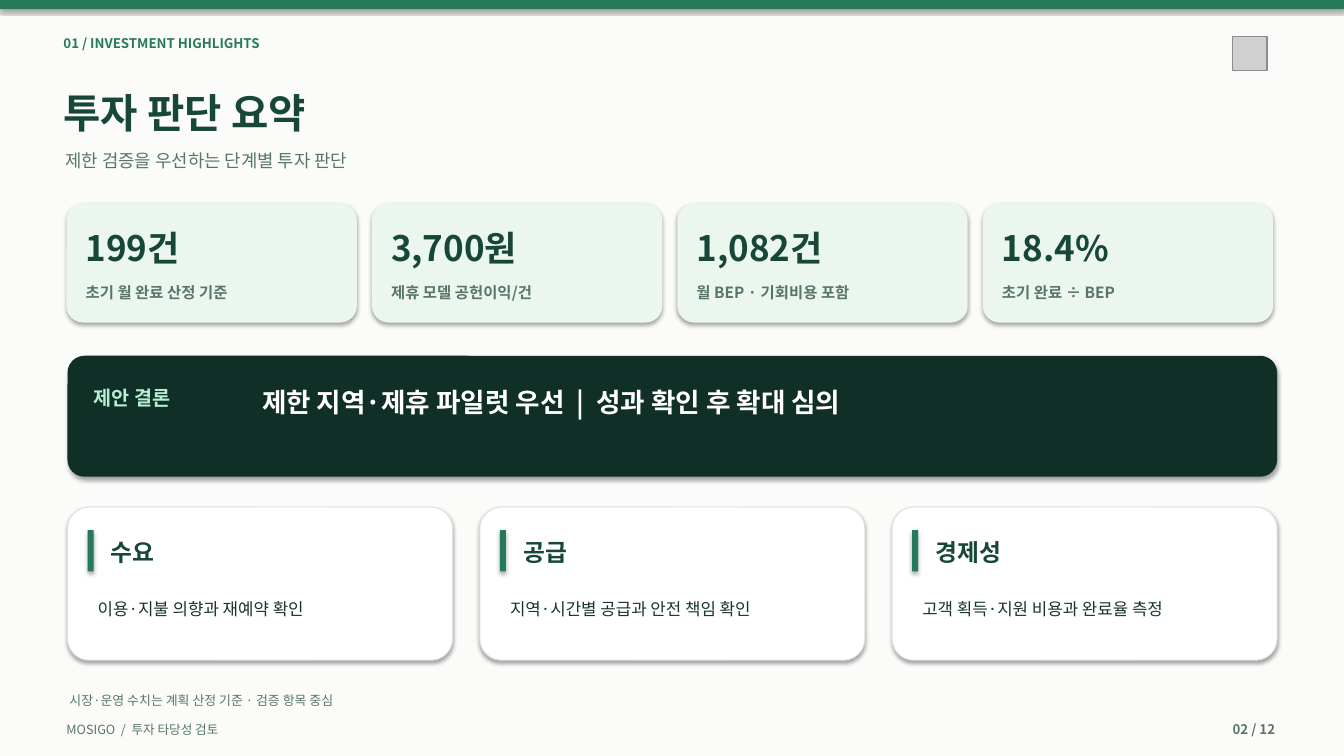
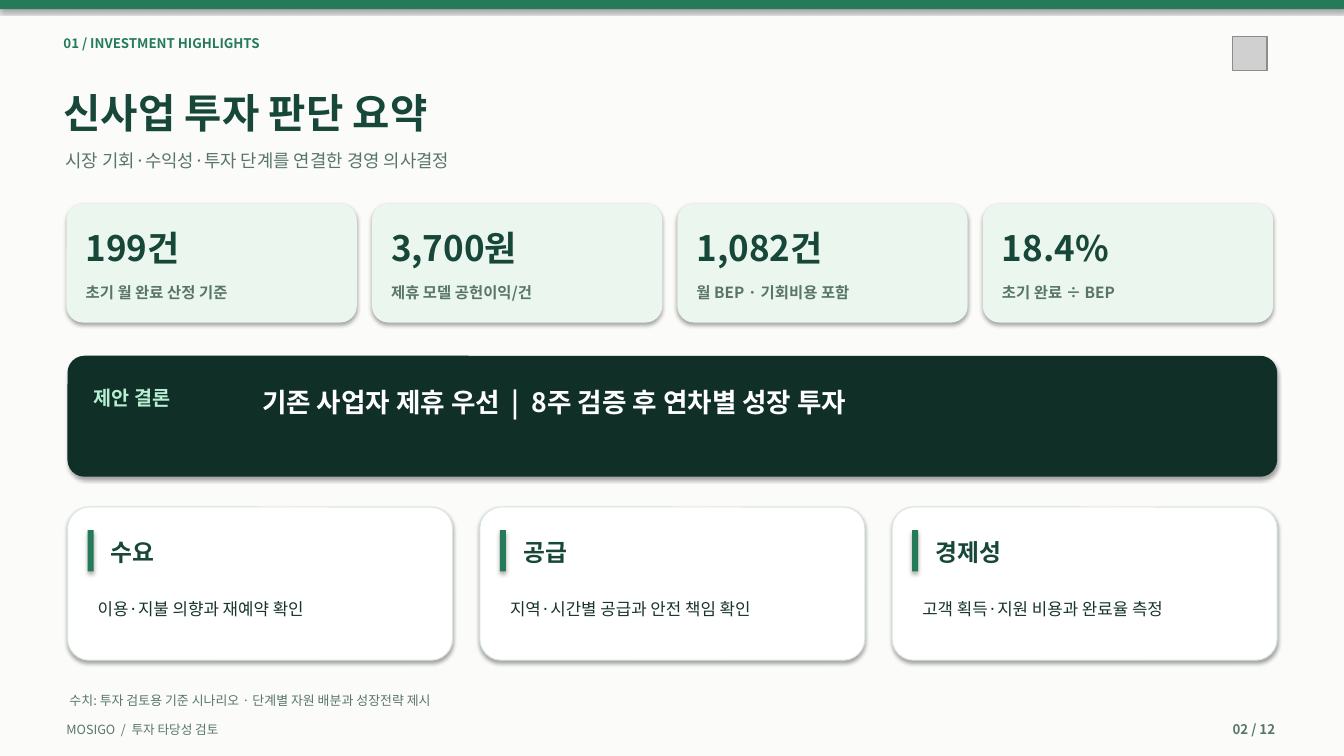
Before and after one commit to dohyunkimmm/mosigo-case-study, a slide deck: slide 2 of downloads/MOSIGO_IR_Investment_Review_12slides.pptx. Drawn at 1344x756 pixels with LibreOffice and Linux fonts; fonts in the diff are those of the drawing; grey boxes stand for pictures. Boxes give left, top, right and bottom in pixels: in the first picture for what was removed or moved away, otherwise in the second. Text is boxed around its words. In the diff, an @@ line names an element or a change of style, - is before the commit and + after.

```diff
--- a/downloads/MOSIGO_IR_Investment_Review_12slides.pptx
+++ b/downloads/MOSIGO_IR_Investment_Review_12slides.pptx
@@ text at (63, 94, 428, 132): text changed @@
-투자 판단 요약
+신사업 투자 판단 요약
@@ text at (65, 152, 449, 169): text changed @@
-제한 검증을 우선하는 단계별 투자 판단
+시장 기회·수익성·투자 단계를 연결한 경영 의사결정
@@ text at (262, 389, 846, 415): text changed @@
-제한 지역·제휴 파일럿 우선 | 성과 확인 후 확대 심의
+기존 사업자 제휴 우선 | 8주 검증 후 연차별 성장 투자
@@ text at (69, 694, 431, 706): text changed @@
-시장·운영 수치는 계획 산정 기준 · 검증 항목 중심
+수치: 투자 검토용 기준 시나리오 · 단계별 자원 배분과 성장전략 제시
```
Also in this commit, not shown: 11 other slides changed, 25 other files.
